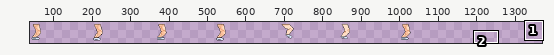
File history of a sprite sheet, Assets/front_leg.png. The picture above shows the old version from afar; the outline marks the close-up.
Close-up. Before:
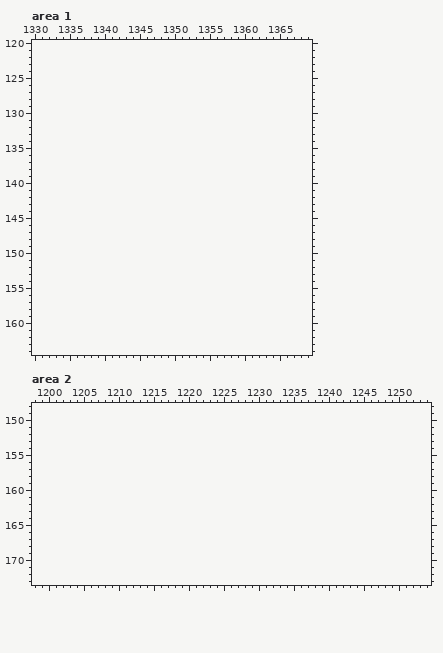
The file is 1120x180 pixels. Shown: area 1: x 1330..1369, y 120..164; area 2: x 1198..1254, y 148..173. The old version is drawn lined up with the new one, on the new canvas. The wide view leaves out empty margins.
After the commit:
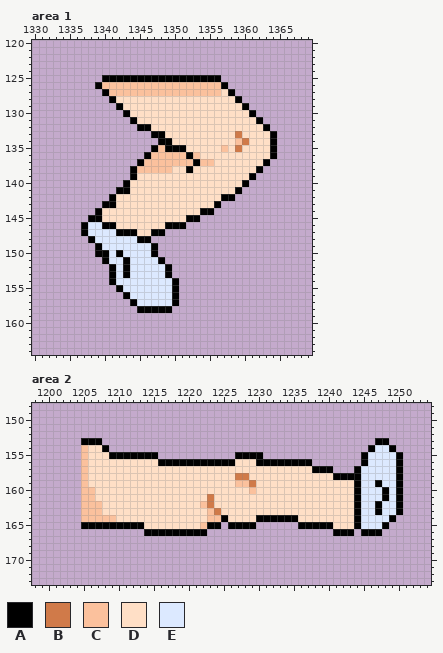
Palette (. is transparent): A #000000  B #d07a49  C #fbc19d  D #ffdfc6  E #dce9ff
Change:
canvas 1120x180 -> 1440x180
Changed rows in their new state; - is an unchanged pixel.
Area 1:
first column x 1337:
125 ---AAAAAAAAAAAAAAAAA--------
126 --ACCCCCCCCCCCCCCCCCA-------
127 ---ACCCCCCCCCCCCCCCCDA------
128 ----ADDDDDDDDDDDDDDDDDA-----
129 -----ADDDDDDDDDDDDDDDDDA----
130 ------ADDDDDDDDDDDDDDDDDA---
131 -------ADDDDDDDDDDDDDDDDDA--
132 --------AADDDDDDDDDDDDDDDDA-
133 ----------AADDDDDDDDDDBDDDDA
134 -----------AADDDDDDDDDCBDDDA
135 ----------ACAAADDDDDCDBDDDDA
136 ---------ACCCCCACDDDDDDDDDDA
137 --------ACCCCCCCACCDDDDDDDA-
138 -------ACCCCCDDADDDDDDDDDA--
139 -------ADDDDDDDDDDDDDDDDA---
140 ------ADDDDDDDDDDDDDDDDA----
141 -----AADDDDDDDDDDDDDDDA-----
142 ----ADDDDDDDDDDDDDDDAA------
143 ---AADDDDDDDDDDDDDDA--------
144 --ADDDDDDDDDDDDDDAA---------
145 -AADDDDDDDDDDDDAA-----------
146 AEEAADDDDDDDAAA-------------
147 AEEEEAAADDAA----------------
148 -AEEEEEEAA------------------
149 --AEEEEEEEA-----------------
150 --AAEAEEEEA-----------------
151 ---AEEAEEEEA----------------
152 ----AEAEEEEEA---------------
153 ----AEAEEEEEA---------------
154 ----AEEEEEEEEA--------------
155 -----AEEEEEEEA--------------
156 ------AEEEEEEA--------------
157 -------AEEEEEA--------------
158 --------AAAAA---------------
Area 2:
first column x 1205:
153 AAA---------------------------------------AA--
154 CDDA-------------------------------------AEEA-
155 CDDDAAAAAAA-----------AAAA--------------AEEEEA
156 CDDDDDDDDDDAAAAAAAAAAADDDAAAAAAAA-------AEEEEA
157 CDDDDDDDDDDDDDDDDDDDDDDDDDDDDDDDDAAA---AEEEEEA
158 CDDDDDDDDDDDDDDDDDDDDDBBDDDDDDDDDDDDAAAAEEEEEA
159 CDDDDDDDDDDDDDDDDDDDDDCCBDDDDDDDDDDDDDDAEEAEEA
160 CCDDDDDDDDDDDDDDDDDDDDDDCDDDDDDDDDDDDDDAEEEAEA
161 CCDDDDDDDDDDDDDDDDBDDDDDDDDDDDDDDDDDDDDAEEEAEA
162 CCCDDDDDDDDDDDDDDCBDDDDDDDDDDDDDDDDDDDDAEEAEEA
163 CCCDDDDDDDDDDDDDDDCBDDDDDDDDDDDDDDDDDDDAEEAEEA
164 CCCCCDDDDDDDDDDDDDCCADDDDAAAAAADDDDDDDDAEEEEA-
165 AAAAAAAAADDDDDDDDCAA-AAAA------AAAAADDDAEEEA--
166 ---------AAAAAAAAA------------------AAA-AAA---
Pixel boxes of the changes (left, top, right, bottom) in both close-ups:
added: (81, 75, 277, 313)
added: (81, 438, 403, 536)
